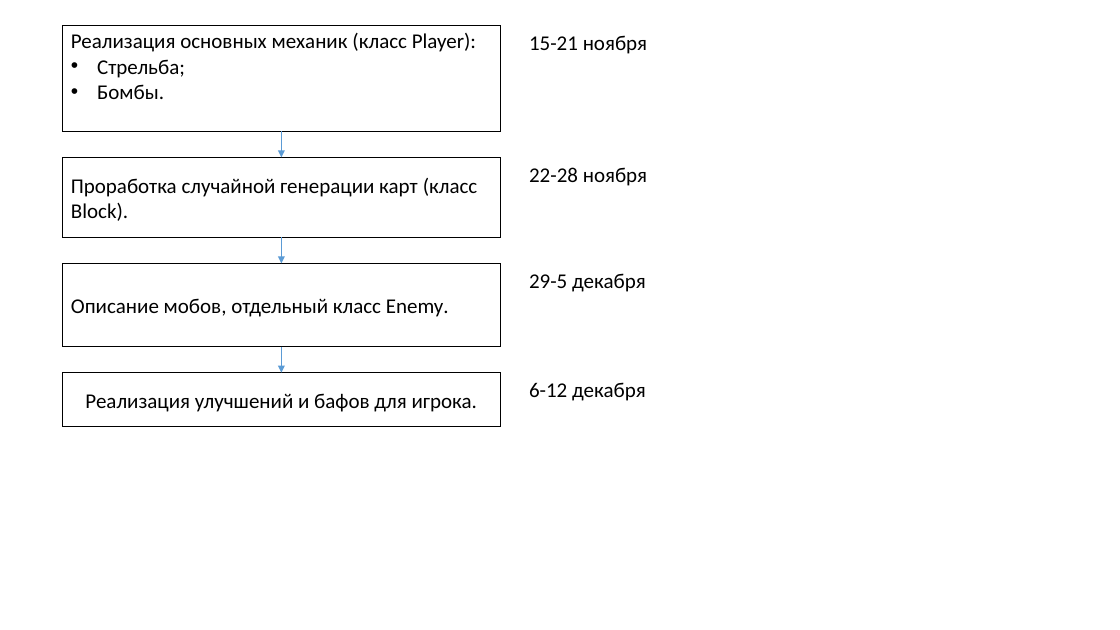
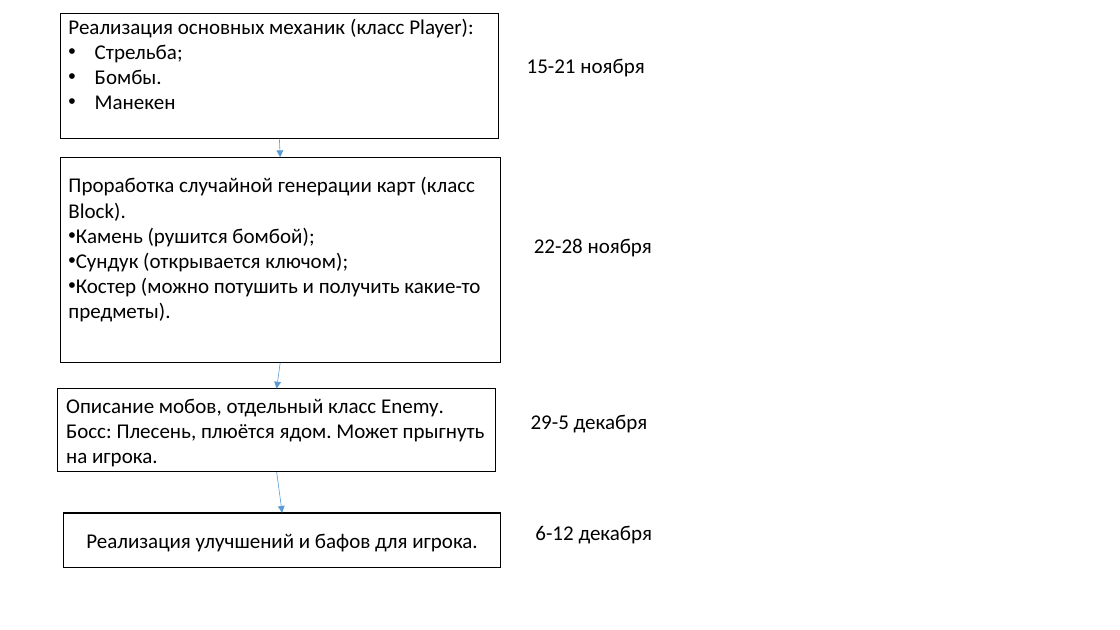
Before and after one commit to flexyw1be/MilkyWalk, a slide deck: slide 1 of Презентация1.pptx. Drawn at 1120x630 pixels with LibreOffice and Linux fonts; fonts in the diff are those of the drawing. Boxes give left, top, right and bottom in pixels: in the first picture for what was removed or moved away, otherwise in the second. Text is boxed around its words. In the diff, an @@ line names an element or a change of style, - is before the commit and + after.

```diff
--- a/Презентация1.pptx
+++ b/Презентация1.pptx
@@ rectangle "Реализация основных механик (класс Player):": place and size @@
-rectangle "Реализация основных механик (класс Player):" at (63, 25, 501, 131)
+rectangle "Реализация основных механик (класс Player):" at (60, 13, 499, 139)
@@ text "15-21 ноября": place and size @@
-text "15-21 ноября" at (529, 35, 647, 54)
+text "15-21 ноября" at (527, 58, 644, 77)
@@ text in rectangle at (95, 95, 176, 109): paragraph added @@
+• Манекен
@@ arrow moved from (281, 131) - (281, 157) to (280, 139) - (281, 157) @@
@@ rectangle "Проработка случайной генерации карт (класс ...": place and size @@
-rectangle "Проработка случайной генерации карт (класс ..." at (63, 157, 501, 237)
+rectangle "Проработка случайной генерации карт (класс ..." at (60, 157, 501, 363)
@@ text in rectangle at (68, 228, 480, 322): paragraphs added @@
+• Камень (рушится бомбой);
+• Сундук (открывается ключом);
+• Костер (можно потушить и получить какие-то предметы).
@@ text "22-28 ноября": place and size @@
-text "22-28 ноября" at (529, 167, 647, 186)
+text "22-28 ноября" at (534, 238, 652, 257)
@@ rectangle "Описание мобов, отдельный класс Enemy.": place and size @@
-rectangle "Описание мобов, отдельный класс Enemy." at (63, 264, 501, 347)
+rectangle "Описание мобов, отдельный класс Enemy." at (58, 389, 496, 472)
@@ arrow moved from (281, 238) - (281, 264) to (281, 363) - (276, 389) @@
@@ text "29-5 декабря": place and size @@
-text "29-5 декабря" at (529, 273, 646, 292)
+text "29-5 декабря" at (531, 414, 648, 433)
@@ text in rectangle at (66, 424, 485, 467): paragraph added @@
+Босс: Плесень, плюётся ядом. Может прыгнуть на игрока.
@@ arrow moved from (281, 347) - (281, 373) to (276, 472) - (282, 513) @@
@@ rectangle "Реализация улучшений и бафов для ...": place and size @@
-rectangle "Реализация улучшений и бафов для ..." at (63, 373, 501, 428)
+rectangle "Реализация улучшений и бафов для ..." at (63, 513, 501, 568)
@@ text "6-12 декабря": place and size @@
-text "6-12 декабря" at (529, 382, 646, 401)
+text "6-12 декабря" at (535, 525, 653, 544)
```
Also in this commit, not shown: 3 other files.
